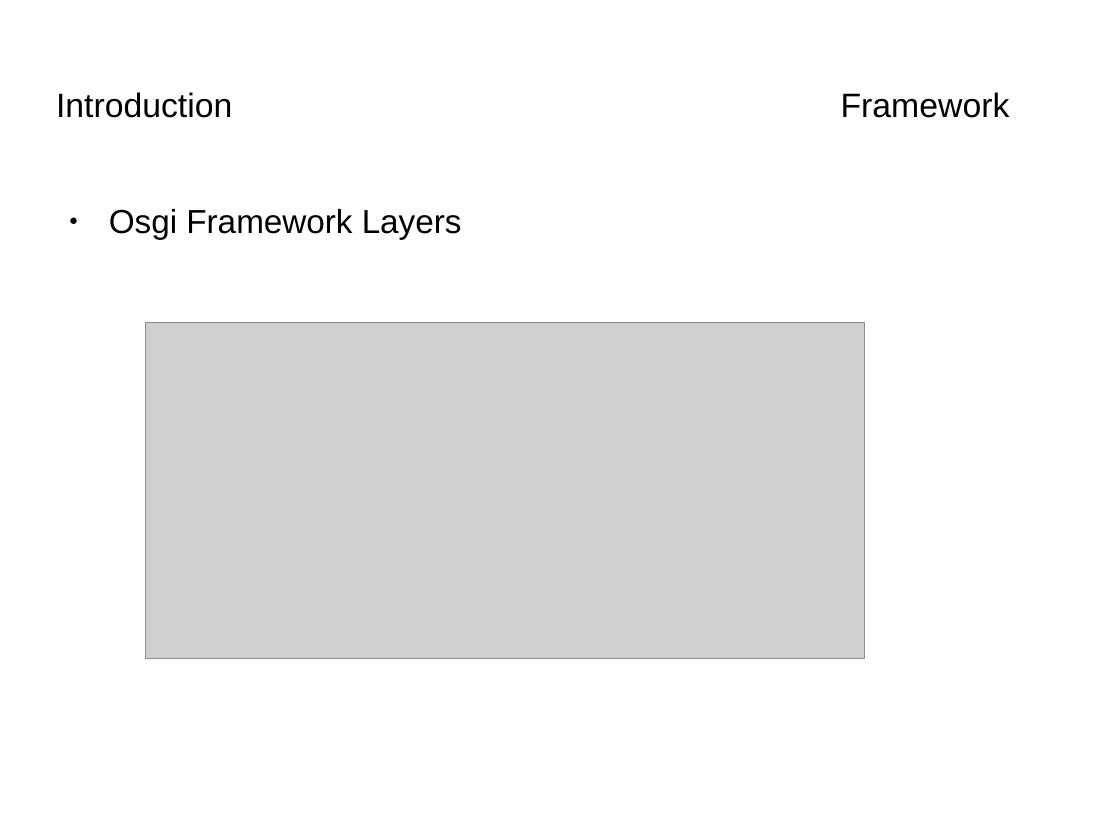
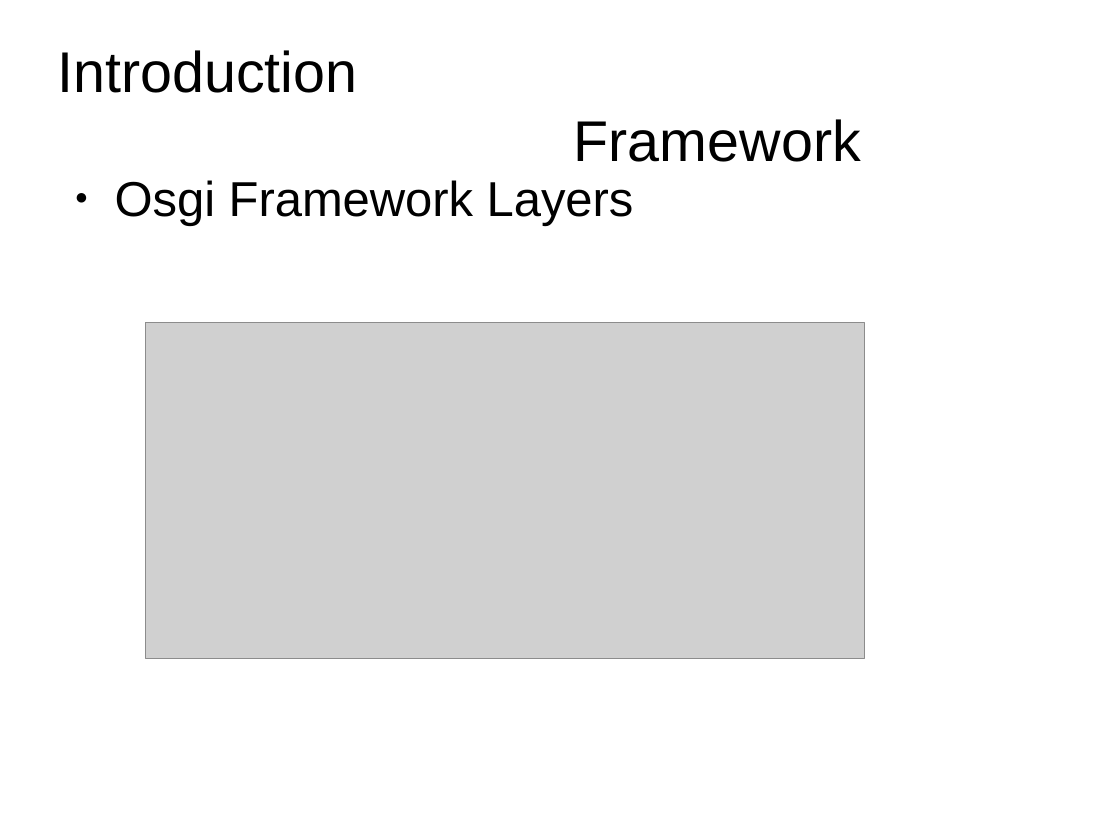
Before and after one commit to rotty3000/felix, a slide deck: slide 3 of dependencymanager/docs/A_Glance_At_DependencyManager.odp. Drawn at 1120x840 pixels with LibreOffice and Linux fonts; fonts in the diff are those of the drawing; grey boxes stand for pictures; background and template pictures are left out. Boxes give left, top, right and bottom in pixels: in the first picture for what was removed or moved away, otherwise in the second. Text is boxed around its words. In the diff, an @@ line names an element or a change of style, - is before the commit and + after.

```diff
--- a/dependencymanager/docs/A_Glance_At_DependencyManager.odp
+++ b/dependencymanager/docs/A_Glance_At_DependencyManager.odp
@@ title "Introduction Framework": place and size @@
-title "Introduction Framework" at [56, 92, 1010, 118]
+title "Introduction Framework" at [58, 50, 861, 162]
@@ title "Introduction Framework" at [58, 50, 861, 162]: size 21.7 to 36.9 pt; alignment left to centre @@
@@ text "Osgi Framework Layers": place and size @@
-text "Osgi Framework Layers" at [109, 209, 462, 239]
+text "Osgi Framework Layers" at [115, 180, 634, 226]
@@ text "Osgi Framework Layers" at [115, 180, 634, 226]: size 21.4 to 31.5 pt; more space between paragraphs @@
```
Also in this commit, not shown: 56 other slides changed, 1 slide added.
